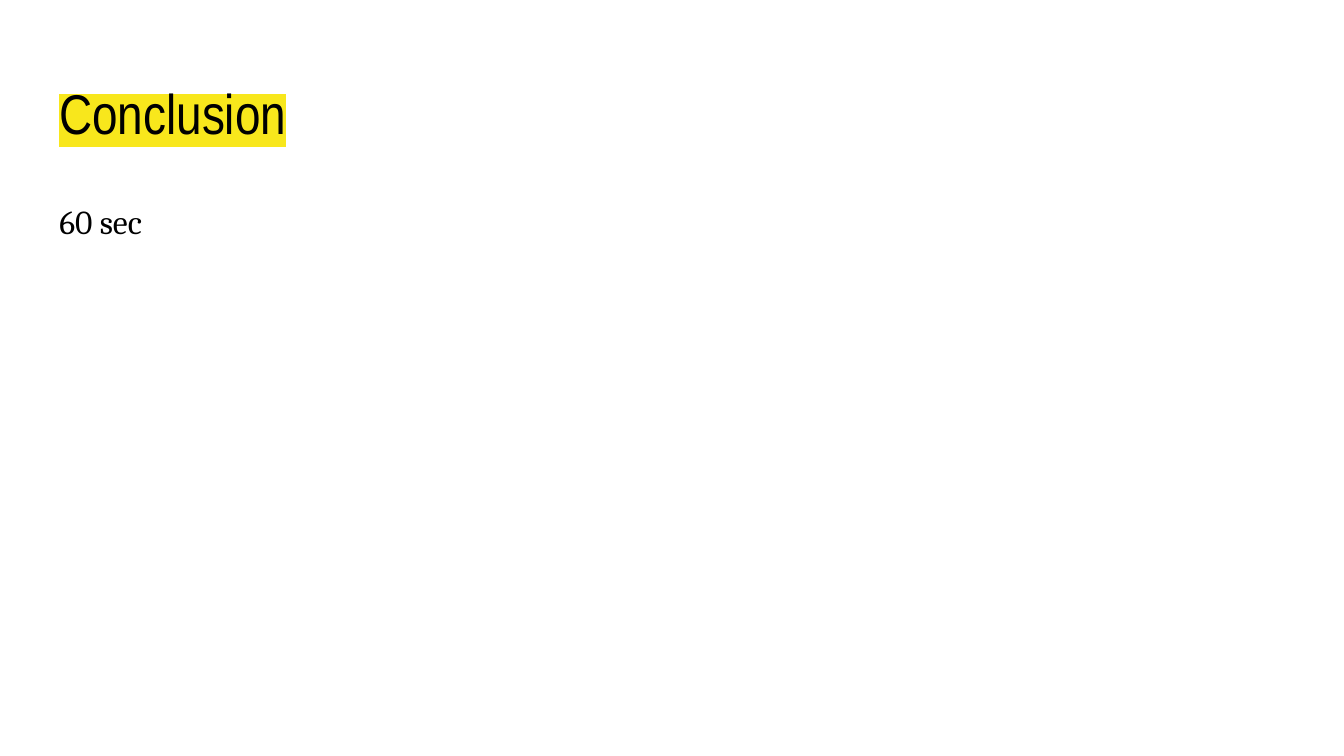
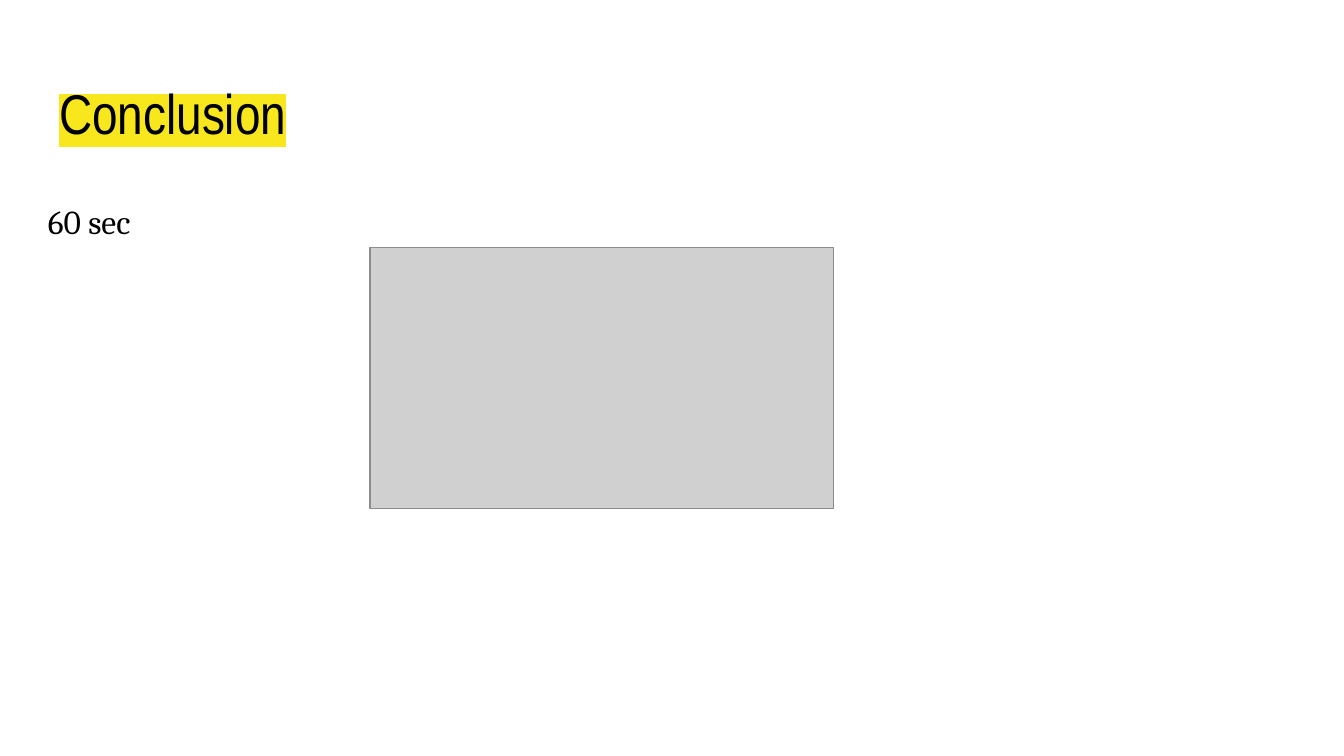
Before and after one commit to Jbemb/NewBorn, a slide deck: slide 15 of presentation_izzy_baby.pptx (slide 16 before the commit). Drawn at 1344x756 pixels with LibreOffice and Linux fonts; fonts in the diff are those of the drawing; grey boxes stand for pictures. Boxes give left, top, right and bottom in pixels: in the first picture for what was removed or moved away, otherwise in the second. Text is boxed around its words. In the diff, an @@ line names an element or a change of style, - is before the commit and + after.

```diff
--- a/presentation_izzy_baby.pptx
+++ b/presentation_izzy_baby.pptx
@@ text "60 sec": place and size @@
-text "60 sec" at [59, 211, 142, 235]
+text "60 sec" at [48, 211, 130, 235]
@@ picture added at [370, 247, 833, 508] @@
```
Also in this commit, not shown: 4 other slides changed, 2 slides added, 3 slides removed, 1 other file.
